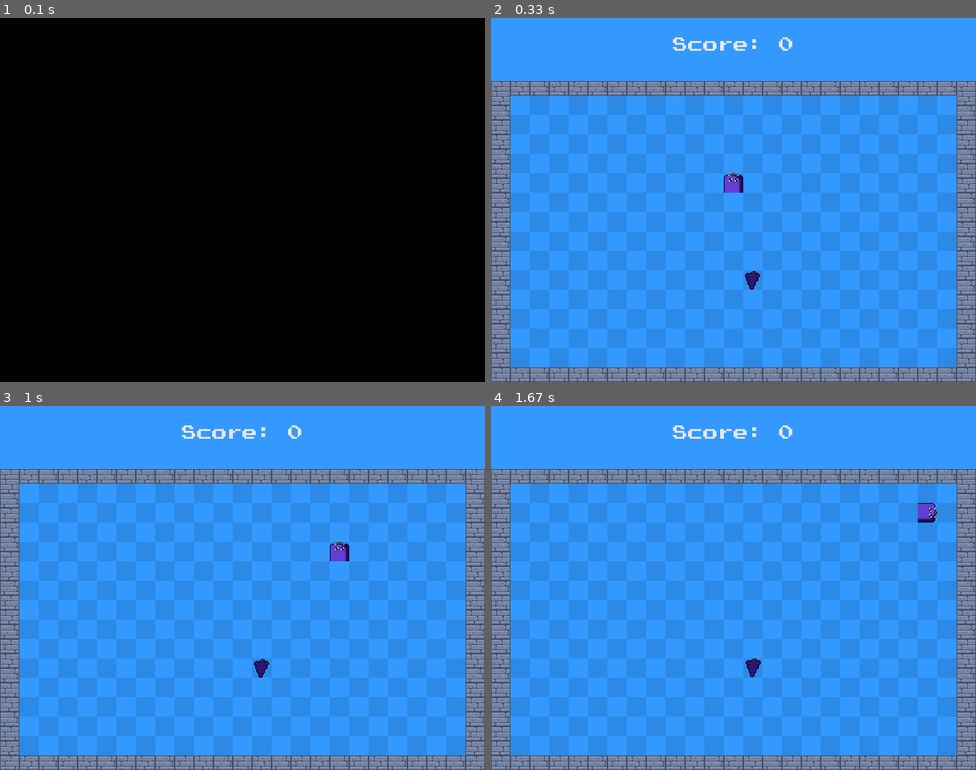
Above: before the commit, frames 1-4 (two rows, left to right).
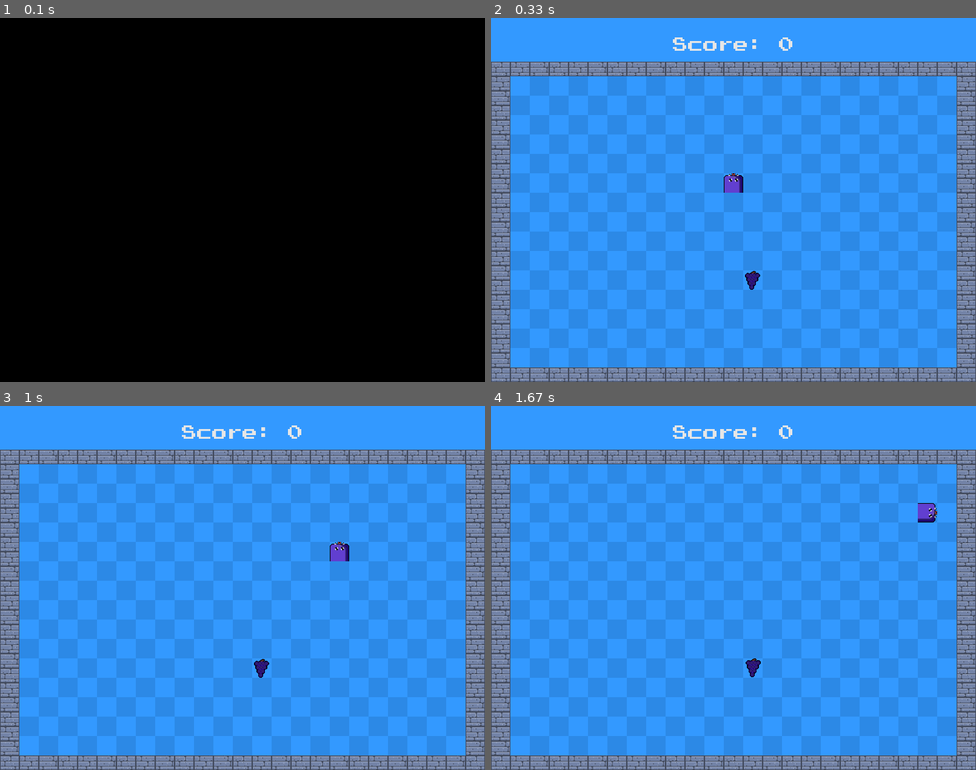
Above: after the commit, the same moments.

Repository: LUDUSLab/stem-games
Game: pygame game, started from natanael.lucena/snakepro/main.py
The game is run twice, just before and just after one commit, with the same random seed, the same clock (stepped at 60 frames per second) and the same inputs.
Inputs:
- Up to frame 1 (0.1 s): no input
- Up to frame 2 (0.33 s): no input
- Up to frame 3 (1 s): hold D 0.33-0.8 s; hold W from 0.83 s (still down)
- Up to frame 4 (1.67 s): release W at 1.13 s; hold D 1.17-1.63 s

Frame 1 is identical in both runs. In frame 2, 78% of the frame differs, in the area x 0-100%, y 12-96%; in frame 3, 78%; in frame 4, 78%.

Commit message:
change snake's arena size

Diff:
--- a/natanael.lucena/snakepro/config.py
+++ b/natanael.lucena/snakepro/config.py
@@ -54,7 +54,7 @@
         else:
             aux = 0
         for j in range(aux, window[0], 64):
-            pygame.draw.rect(screen, COLOR_DARK_BLUE, (j, 128 + i, 32, 32))
+            pygame.draw.rect(screen, COLOR_DARK_BLUE, (j, 96 + i, 32, 32))
 
 
 # Sounds
--- a/natanael.lucena/snakepro/fruit.py
+++ b/natanael.lucena/snakepro/fruit.py
@@ -17,7 +17,7 @@
     global general_fruit  # Fruit rectangle coordinates
     while True:
         general_fruit.x = randrange(1, (window[0] // snake.w) - 1) * snake.w
-        general_fruit.y = randrange(4, (window[1] // snake.h) - 1) * snake.h
+        general_fruit.y = randrange(3, (window[1] // snake.h) - 1) * snake.h
         if not any(pos == (general_fruit.x, general_fruit.y) for pos in
                    body_pos):  # Checks if the fruit spawn position is not the same as the snake's body
             break
--- a/natanael.lucena/snakepro/game.py
+++ b/natanael.lucena/snakepro/game.py
@@ -114,7 +114,7 @@
             del snake_pos[len(snake_pos) - 1]
 
         # The snake collides with the wall
-        if snake.y < 120 or snake.y > window[1] - 25 or snake.x < snake.w or \
+        if snake.y < 84 or snake.y > window[1] - 25 or snake.x < snake.w or \
                 snake.x > window[0] - 2*snake.w:
             game_over = game_over_treatment()
         # The snake collides with herself
--- a/natanael.lucena/snakepro/wall.py
+++ b/natanael.lucena/snakepro/wall.py
@@ -12,7 +12,7 @@
     general_wall = wall_imgs[0].get_rect()
     aux = 0
     while general_wall.x < window[0]:
-        general_wall.y = 104
+        general_wall.y = 72
         screen.blit(wall_imgs[aux], general_wall)
         general_wall.y = window[1] - general_wall.h
         screen.blit(wall_imgs[aux], general_wall)
@@ -20,7 +20,7 @@
         aux += 1
         if aux > 2:
             aux = 0
-    general_wall.y = general_wall.h*5
+    general_wall.y = general_wall.h*4
     while general_wall.y < window[1] - general_wall.h:
         general_wall.x = 0
         screen.blit(wall_imgs[aux], general_wall)
